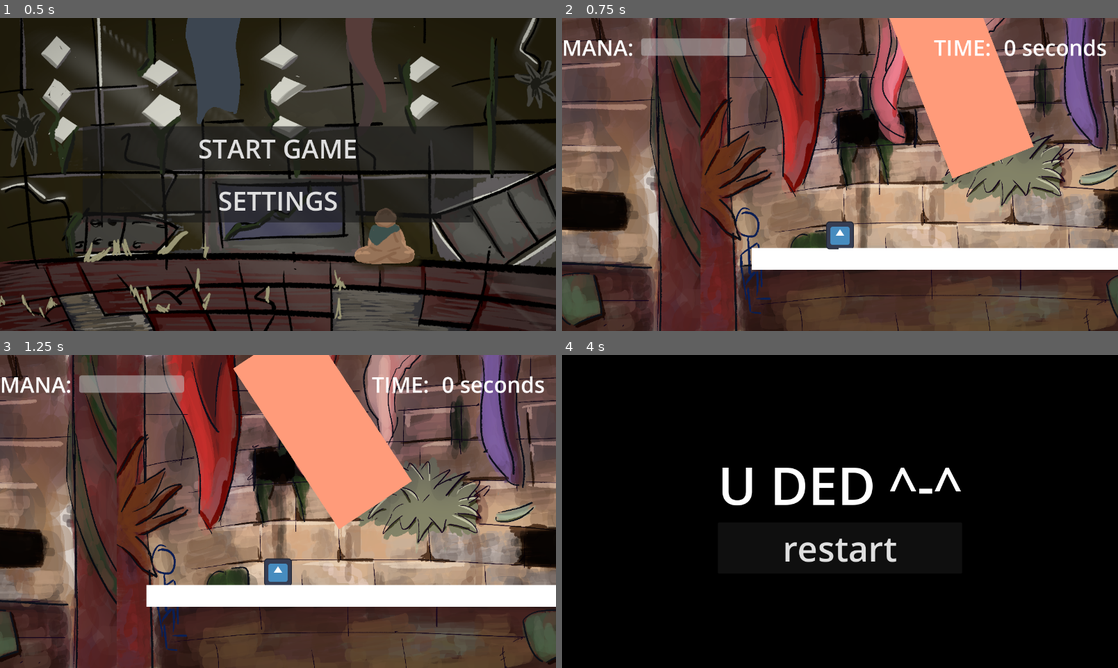
Above: before the commit, frames 1-4 (two rows, left to right).
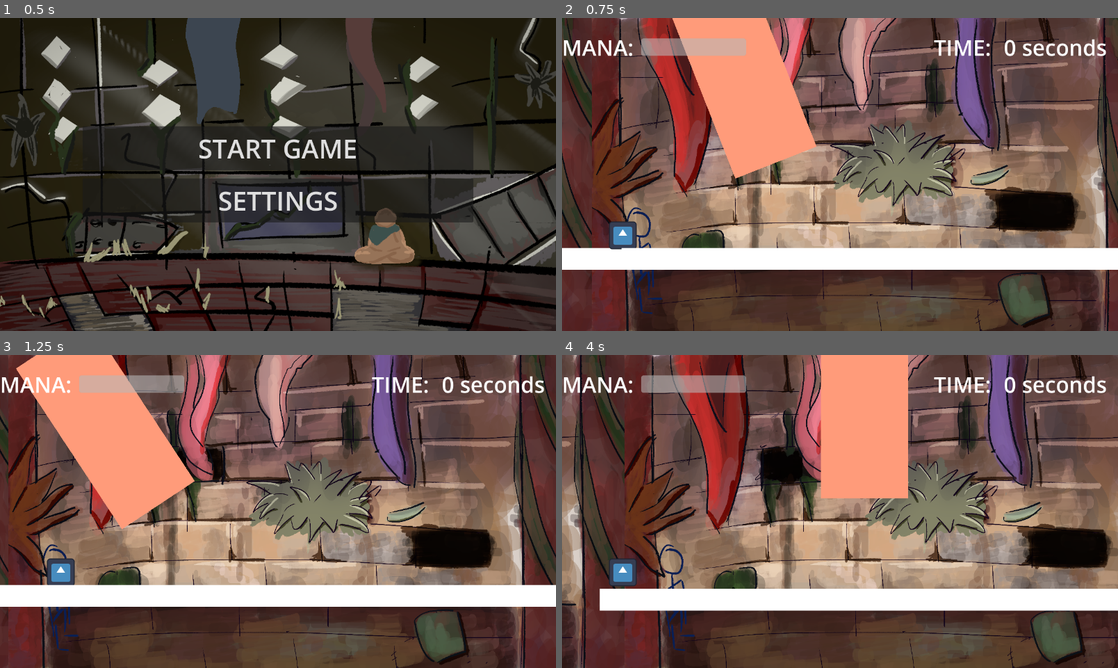
Above: after the commit, the same moments.

Repository: MagusCurt/IGDB-Jam
Game: Godot game, scene res://ui/main_ui/main_menu.tscn
Two runs of this game, one before a commit and one after it. Both use one fixed random seed, a clock stepped at 60 frames per second and the inputs below. The engine's default icon, where the game draws it, is replaced by a stand-in: a white triangle on a blue panel in a dark square. Sound files missing from this copy of the repository are replaced by a short silence.
Inputs:
- Up to frame 1 (0.5 s): no input
- Up to frame 2 (0.75 s): click "START GAME" at 0.5 s
- Up to frame 3 (1.25 s): no input
- Up to frame 4 (4 s): hold W (up) 1.28-2 s; hold Space (space) 1.28-2 s; tap P (P) at 1.35, 3.05 s; click "RESTART" at 2 s; hold W (up) 2.78-3.5 s; tap Space (space) at 2.85 s; click "RESTART" at 3.5 s

Frame 1 is identical in both runs. In frame 2, 71% of the frame differs, in the area x 0-100%, y 0-100%; in frame 3, 71%; in frame 4, 96%.

Commit message:
adjusted jump and time handling

Diff:
--- a/characters/player/player.gd
+++ b/characters/player/player.gd
@@ -32,6 +32,9 @@
 		velocity.y += 1000.0 * delta  # Gravity effect
 		if Input.is_action_pressed("down"):
 			# If the player is in the air and pressing down, allow faster descent
+			if velocity.y < -200:
+				velocity.y = -200
+
 			velocity.y += 1700.0 * delta  # Increase downward velocity when pressing down in the air
 
 	if Input.is_action_pressed("space"):
--- a/characters/player/player.tscn
+++ b/characters/player/player.tscn
@@ -25,7 +25,7 @@
 texture = ExtResource("2_exd8k")
 
 [node name="Camera2D" type="Camera2D" parent="."]
-offset = Vector2(0, -140)
+offset = Vector2(500, -140)
 
 [node name="HurtBox" type="Area2D" parent="."]
 collision_mask = 2
--- a/globals/time_singleton.gd
+++ b/globals/time_singleton.gd
@@ -21,9 +21,13 @@
 
 func _on_reverse_time() -> void:
     if ui_time <= 0.0:
-        global_time_scale = 0  # Prevent reversing time if already at the start
+        ui_time = 0.0  # Clamp time to zero
+        global_time_scale = 0  # Stop time at zero
     else:
         global_time_scale = -1.0  # Set the time scale to reverse
 
 func _on_continue_time() -> void:
+    # Ensure time doesn't go below zero when resuming
+    if ui_time < 0.0:
+        ui_time = 0.0
     global_time_scale = 1.0  # Set the time scale to normal
--- a/levels/variants/crushing_pillar.tscn
+++ b/levels/variants/crushing_pillar.tscn
@@ -45,7 +45,7 @@
 loop = false
 script = ExtResource("2_imv0l")
 min_speed = 1.0
-max_speed = 3.0
+max_speed = 2.0
 rotation_max = 0.0
 
 [node name="ColorRect" type="ColorRect" parent="Path2D/PathFollow2D" index="0"]
--- a/ui/game_ui/gui.tscn
+++ b/ui/game_ui/gui.tscn
@@ -295,7 +295,7 @@
 [node name="Label" type="Label" parent="GameOverUI/ColorRect/MarginContainer/HBoxContainer/VBoxContainer"]
 layout_mode = 2
 theme_override_font_sizes/font_size = 120
-text = "U DED ^-^"
+text = "GAME OVER"
 
 [node name="Button" type="Button" parent="GameOverUI/ColorRect/MarginContainer/HBoxContainer/VBoxContainer"]
 layout_mode = 2
--- a/ui/game_ui/tutorials.gd
+++ b/ui/game_ui/tutorials.gd
@@ -27,6 +27,8 @@
 
         if input_action == 'up':
                 UiSingleton.tutorial_triggered = true  # Mark the tutorial as triggered
+        if input_action == 'space':
+            TimeSingleton.ui_time = 0.5  # Reset UI time when the space action is used
 
 func _on_tutorial_change() -> void:
     tutorial_text = "UP ARROW or W to JUMP"
Not shown, changed: export_presets.cfg
